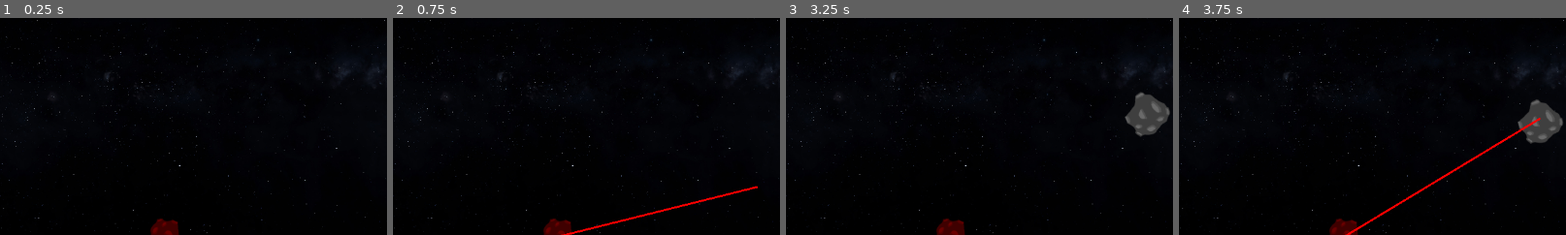
Above: before the commit, frames 1-4 (left to right).
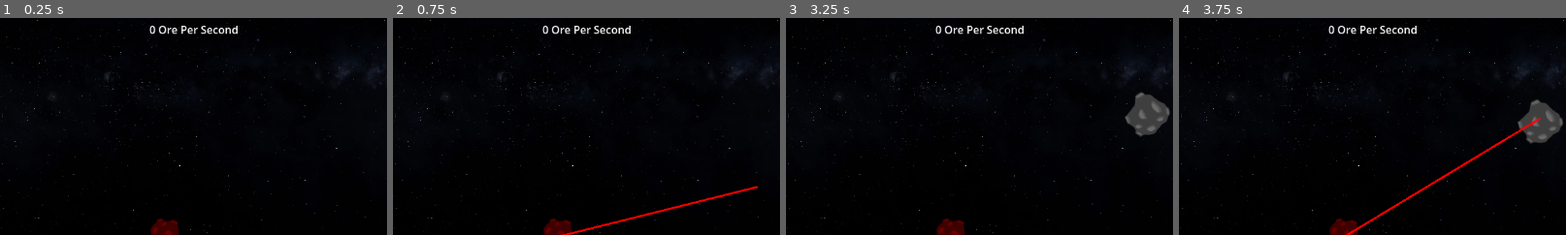
Above: after the commit, the same moments.

Repository: tharmoth/gmtk2024
Game: Godot game, scene res://src/main.tscn
Same seed, same stepped clock (60 frames per second), same inputs: the game is played once before the commit and once after it.
Inputs (mouse positions are % of the whole screen's width and height, from its top left):
- Up to frame 1 (0.25 s): no input
- Up to frame 2 (0.75 s): tap Enter at 0.5 s; move the mouse to (72, 45) at 0.52 s; press the mouse at (72, 45) at 0.53 s; hold E (turn_right) from 0.53 s (still down)
- Up to frame 3 (3.25 s): move the mouse to (58, 87) at 1.27 s; release E (turn_right) at 1.28 s; release the mouse at (58, 87) at 1.28 s; hold Q (turn_left) 1.28-2.03 s; click (58, 87) at 1.35 s; move the mouse to (9, 89) at 2.02 s; hold E (turn_right) 2.03-2.78 s; hold Space (stop) 2.03-2.78 s; click (9, 89) at 2.3 s; move the mouse to (45, 70) at 2.77 s; hold W (forward) from 2.78 s (still down); click (45, 70) at 2.85 s
- Up to frame 4 (3.75 s): move the mouse to (72, 29) at 3.52 s; release W (forward) at 3.53 s; press the mouse at (72, 29) at 3.53 s; hold Q (turn_left) from 3.53 s (still down)
The pictures show only the part of the screen within x 25-75%, y 6-56%; the shares and areas given below are measured in that part.

The runs differ from the first frame. In frame 1, 0.5% of the frame differs, in the area x 38-62%, y 3-8%; in frame 2, 0.5%; in frame 3, 0.5%; in frame 4, 0.5%.

Commit message:
partial animation

Diff:
--- a/src/breaker_button.gd
+++ b/src/breaker_button.gd
@@ -1,7 +1,7 @@
 class_name BreakerButton extends Button
 
 @export
-var cost : float = 5000.0
+var cost : float = 1500.0
 @export
 var production : float = 1.0
 var count : int = 0
--- a/src/fuel_button.gd
+++ b/src/fuel_button.gd
@@ -29,7 +29,7 @@
 		_update()
 
 func _update() -> void:
-	text = _type + "\nCount: " + str(count)  + "\nCost: " + str(int(cost))
+	text = _type + "\nCost: " + str(int(cost))
 
 func _update_prices() -> void:
 	cost = randi_range(200, 400)
--- a/src/main.tscn
+++ b/src/main.tscn
@@ -9,6 +9,7 @@
 [ext_resource type="Script" path="res://src/building_button.gd" id="4_u7ln6"]
 [ext_resource type="Script" path="res://src/breaker_button.gd" id="6_tnp8y"]
 [ext_resource type="Script" path="res://src/station.gd" id="8_lfxs8"]
+[ext_resource type="Script" path="res://src/mouse_manager.gd" id="13_c8bd1"]
 [ext_resource type="AudioStream" uid="uid://dl3gjci86w5ne" path="res://data/sfx/laser4.wav" id="13_qlqde"]
 [ext_resource type="AudioStream" uid="uid://cmq07dx0vtcju" path="res://data/sfx/laser5.wav" id="14_dwnou"]
 [ext_resource type="AudioStream" uid="uid://dphfc4uhp7fv0" path="res://data/sfx/laser6.wav" id="15_w5imc"]
@@ -140,7 +141,7 @@
 
 [node name="FuelButton" type="Button" parent="CanvasLayer/Control/VBoxContainer/HBoxContainer/BuildingButtons"]
 layout_mode = 2
-text = "Buy Fuel"
+text = "Buy Monopropellant"
 script = ExtResource("4_7hjcf")
 
 [node name="HaulerButton" type="Button" parent="CanvasLayer/Control/VBoxContainer/HBoxContainer/BuildingButtons"]
@@ -184,3 +185,6 @@
 unique_name_in_owner = true
 stream = SubResource("AudioStreamRandomizer_lanvn")
 volume_db = -10.0
+
+[node name="MouseManager" type="Node" parent="."]
+script = ExtResource("13_c8bd1")
--- /dev/null
+++ b/src/mouse_manager.gd
@@ -0,0 +1,19 @@
+class_name MouseManager extends Node
+
+static var _instance : MouseManager
+
+var stack : Array[Area2D] = []
+
+func _ready() -> void:
+	_instance = self
+
+static func add(area: Area2D) -> void:
+	_instance.stack.append(area)
+
+static func remove(area: Area2D) -> void:
+	_instance.stack.erase(area)
+
+static func peek() -> Area2D:
+	if len(_instance.stack) == 0:
+		return null
+	return _instance.stack[0]
--- /dev/null
+++ b/src/mouseover_area.gd
@@ -0,0 +1,10 @@
+extends Area2D
+
+func _mouse_enter() -> void:
+	MouseManager.add(self)
+
+func _mouse_exit() -> void:
+	MouseManager.remove(self)
+
+func _exit_tree() -> void:
+	MouseManager.remove(self)
--- a/src/ore_count.gd
+++ b/src/ore_count.gd
@@ -1,10 +1,18 @@
 extends Label
 
+var last : float= 0
+var _samples : Array[float] = []
+var seconds_to_sample : float = 3
+var samples_per_second : int = 10
 
 # Called when the node enters the scene tree for the first time.
 func _ready() -> void:
-	pass # Replace with function body.
-
+	var timer = Timer.new()
+	timer.autostart = true
+	timer.one_shot = false
+	timer.wait_time = 1.0 / samples_per_second
+	timer.timeout.connect(_sample)
+	call_deferred("add_child", timer)
 
 # Called every frame. 'delta' is the elapsed time since the previous frame.
 func _process(delta: float) -> void:
@@ -12,7 +20,27 @@
 
 	output += str(int(Main.ore)) + " Ore\n"
 
+	var sum : float = 0
+	for value in _samples:
+		sum += value
+	sum = sum / seconds_to_sample
+	output += str(int(sum)) + " Ore Per Second\n"
+
 	if %HaulerButton.count > 0:
 		output += "Fuel: " + str(int(Main.fuel)) + "\n"
 
+
+
 	text = output
+
+func _sample() -> void:
+	var current = Main.ore
+	if current < last:
+		last = current
+		return
+
+
+	_samples.append(current - last)
+	last = current
+	if len(_samples) > seconds_to_sample * samples_per_second:
+		_samples.remove_at(0)
--- a/src/rock.gd
+++ b/src/rock.gd
@@ -1,4 +1,4 @@
-extends Node2D
+class_name Rock extends Node2D
 
 var rotate : float = randf_range(-30, 30)
 var health : float = randi_range(2, 5)
--- a/src/rock.tscn
+++ b/src/rock.tscn
@@ -1,7 +1,8 @@
-[gd_scene load_steps=3 format=3 uid="uid://bumd2d4c7nvfk"]
+[gd_scene load_steps=4 format=3 uid="uid://bumd2d4c7nvfk"]
 
 [ext_resource type="Script" path="res://src/rock.gd" id="1_6vplx"]
 [ext_resource type="Texture2D" uid="uid://b1ps8tyvs2b7r" path="res://data/graphics/rock.png" id="2_epa3c"]
+[ext_resource type="Script" path="res://src/mouseover_area.gd" id="3_ypf4f"]
 
 [node name="Rock" type="Node2D"]
 script = ExtResource("1_6vplx")
@@ -10,6 +11,7 @@
 texture = ExtResource("2_epa3c")
 
 [node name="Area2D" type="Area2D" parent="."]
+script = ExtResource("3_ypf4f")
 
 [node name="CollisionPolygon2D" type="CollisionPolygon2D" parent="Area2D"]
 polygon = PackedVector2Array(-12.9, -59.3, -15, -58.2, -19.3, -57, -26.2, -57, -33, -43.5, -33, -41.9, -40.7, -35, -42. …(298 unchanged characters)…
--- a/src/small_rock.gd
+++ b/src/small_rock.gd
@@ -1,30 +1,37 @@
-extends Node2D
+class_name SmallRock extends Node2D
 
 var rotate : float = randf_range(-30, 30)
+var collecting : bool = false
 
 func _ready() -> void:
 	var tween = create_tween()
 	tween.set_ease(Tween.EASE_IN_OUT)
 	tween.set_trans(Tween.TRANS_SINE)
-	tween.tween_property(self, "global_position", global_position + Vector2(0, 20), 1.2)
-	tween.tween_property(self, "global_position", global_position, 1.2)
+	tween.tween_property($Sprite2D, "position", Vector2.UP * 20, 1.2)
+	tween.tween_property($Sprite2D, "position", Vector2.ZERO, 1.2)
 	tween.set_loops()
 
 	add_to_group("small_rock")
 
-	$Area2D.input_event.connect(_clicked)
+	#$Area2D.input_event.connect(_clicked)
 
 func _process(delta: float) -> void:
 	rotation_degrees += delta * rotate
+	if collecting:
+		var direction = global_position.direction_to(Station.instance.global_position)
+		global_position += direction * delta * 200
+
+		if global_position.distance_to(Station.instance.global_position) < 10:
+			var amount : int = randi_range(5, 15)
+			Main.ore += amount
+			FloatingLabel.Show("+" + str(amount), global_position, get_tree().root)
+			queue_free()
 
 ################################################################################
 ## Public Methods                                                             ##
 ################################################################################
 func collect() -> void:
-	var amount : int = randi_range(5, 15)
-	Main.ore += amount
-	FloatingLabel.Show("+" + str(amount), global_position, get_tree().root)
-	queue_free()
+	collecting = true
 
 ################################################################################
 ## Private Methods                                                            ##
--- a/src/smallrock.tscn
+++ b/src/smallrock.tscn
@@ -1,7 +1,8 @@
-[gd_scene load_steps=3 format=3 uid="uid://dvvoh8lm58aev"]
+[gd_scene load_steps=4 format=3 uid="uid://dvvoh8lm58aev"]
 
 [ext_resource type="Script" path="res://src/small_rock.gd" id="1_5w4u2"]
 [ext_resource type="Texture2D" uid="uid://b1ps8tyvs2b7r" path="res://data/graphics/rock.png" id="2_smrys"]
+[ext_resource type="Script" path="res://src/mouseover_area.gd" id="3_vr0ry"]
 
 [node name="Rock" type="Node2D"]
 script = ExtResource("1_5w4u2")
@@ -10,6 +11,7 @@
 texture = ExtResource("2_smrys")
 
 [node name="Area2D" type="Area2D" parent="."]
+script = ExtResource("3_vr0ry")
 
 [node name="CollisionPolygon2D" type="CollisionPolygon2D" parent="Area2D"]
 scale = Vector2(2, 2)
--- a/src/station.gd
+++ b/src/station.gd
@@ -1,9 +1,16 @@
-extends Node2D
+class_name Station extends Node2D
 
+static var instance
+
+func _ready() -> void:
+	instance = self
 
 # Called every frame. 'delta' is the elapsed time since the previous frame.
 func _process(delta: float) -> void:
 	if Input.is_action_just_pressed("left_click"):
+		var mouse_object = MouseManager.peek()
+		if mouse_object != null and mouse_object.get_parent() is SmallRock:
+			mouse_object.get_parent().collect()
 		_draw_line(global_position, get_global_mouse_position())
 		%LaserPlayer.play()
 
Not shown: 1 places in src/main.tscn that only renumber resources
